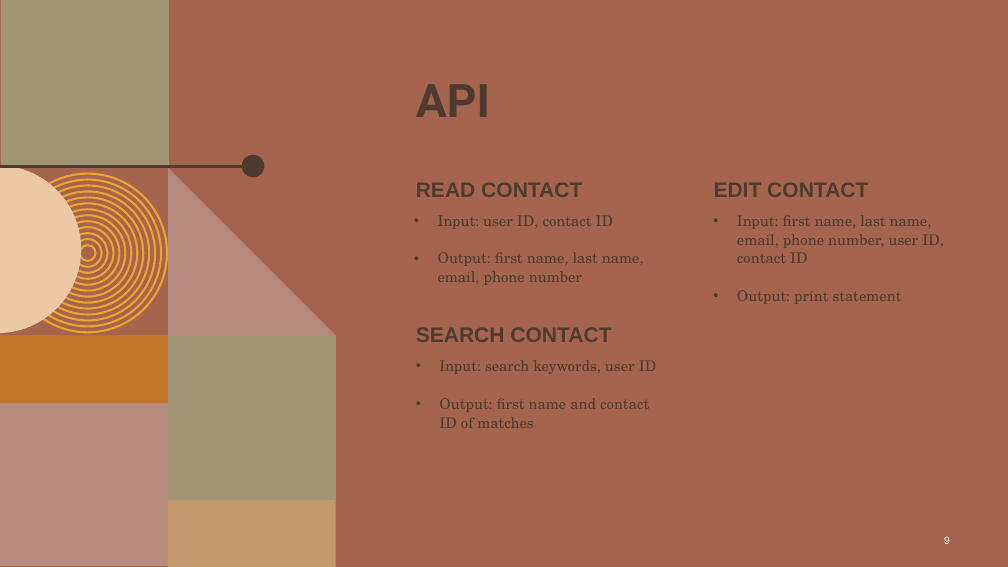
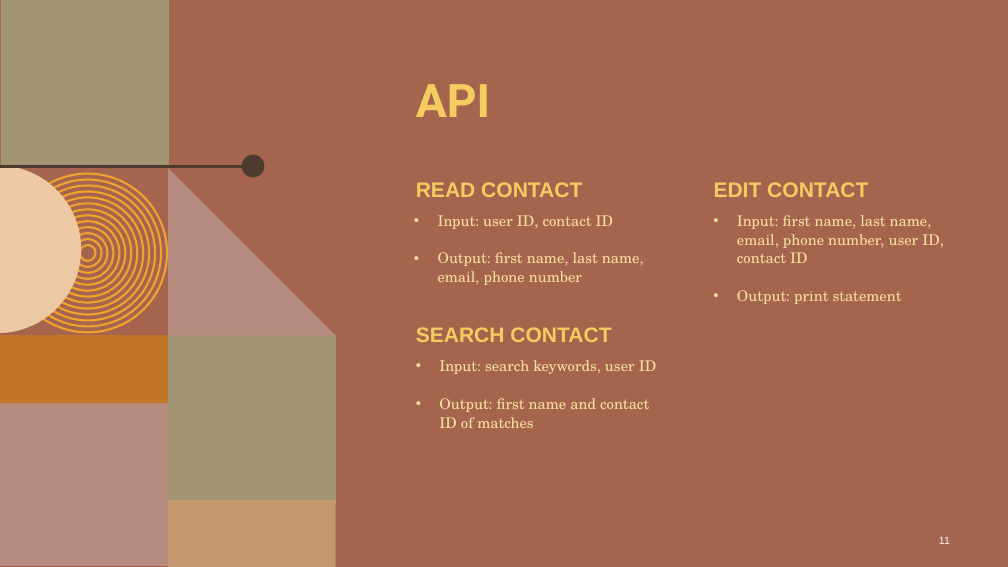
Before and after one commit to KalebOTB/ContactManager, a slide deck: slide 11 of Miscellaneous/Contact_Manager.pptx (slide 9 before the commit). Drawn at 1008x567 pixels with LibreOffice and Linux fonts; fonts in the diff are those of the drawing; background and template pictures are left out. Boxes give left, top, right and bottom in pixels: in the first picture for what was removed or moved away, otherwise in the second. Text is boxed around its words. In the diff, an @@ line names an element or a change of style, - is before the commit and + after.

Commit message:
PowerPoint - FINAL
Got the PowerPoint to a presentation ready final state
- (+1) Thing that went well
- Color + Font Editing
- Incorporated Database Slide
- Initial/Final Gantt Charts
- Updated ERD

```diff
--- a/Miscellaneous/Contact_Manager.pptx
+++ b/Miscellaneous/Contact_Manager.pptx
@@ text colour #4E3B30 to #F3CD60 in 4 elements at [416,84,490,117], [416,182,582,197], [714,182,868,197], [416,327,611,342] @@
@@ text colour #4E3B30 to #F8E19F in 3 elements at [438,215,644,285], [737,215,944,304], [439,360,656,428] @@
@@ page number at [939,537,950,544]: text changed @@
-9
+11
```
Also in this commit, not shown: 9 other slides changed, 2 slides added, 1 slide removed, 2 other files.
